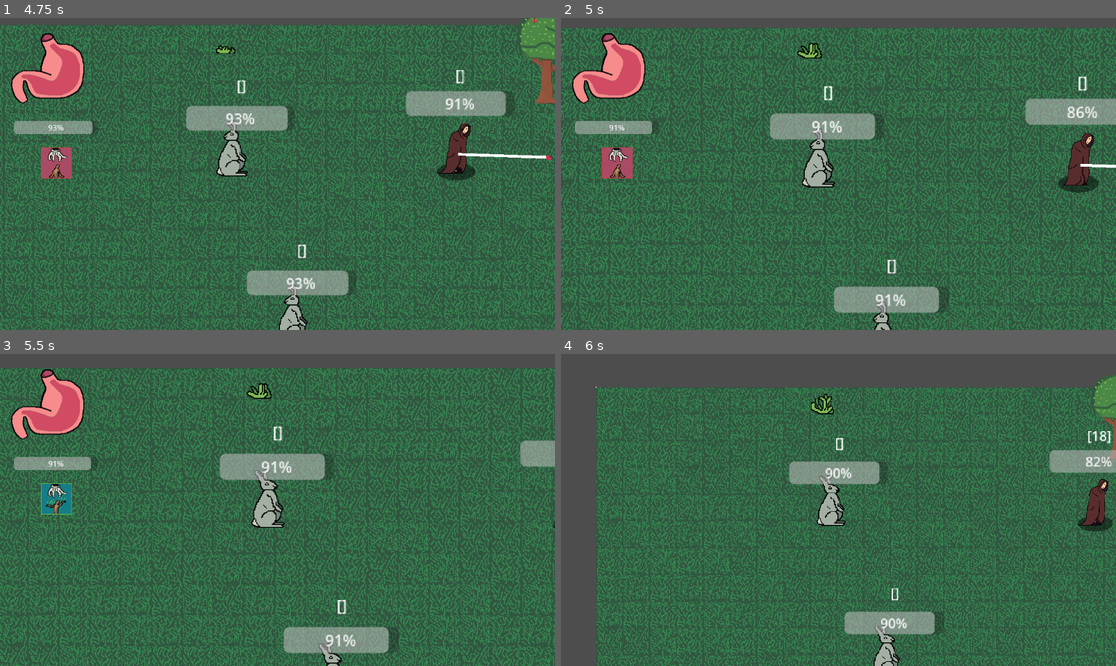
Above: before the commit, frames 1-4 (two rows, left to right).
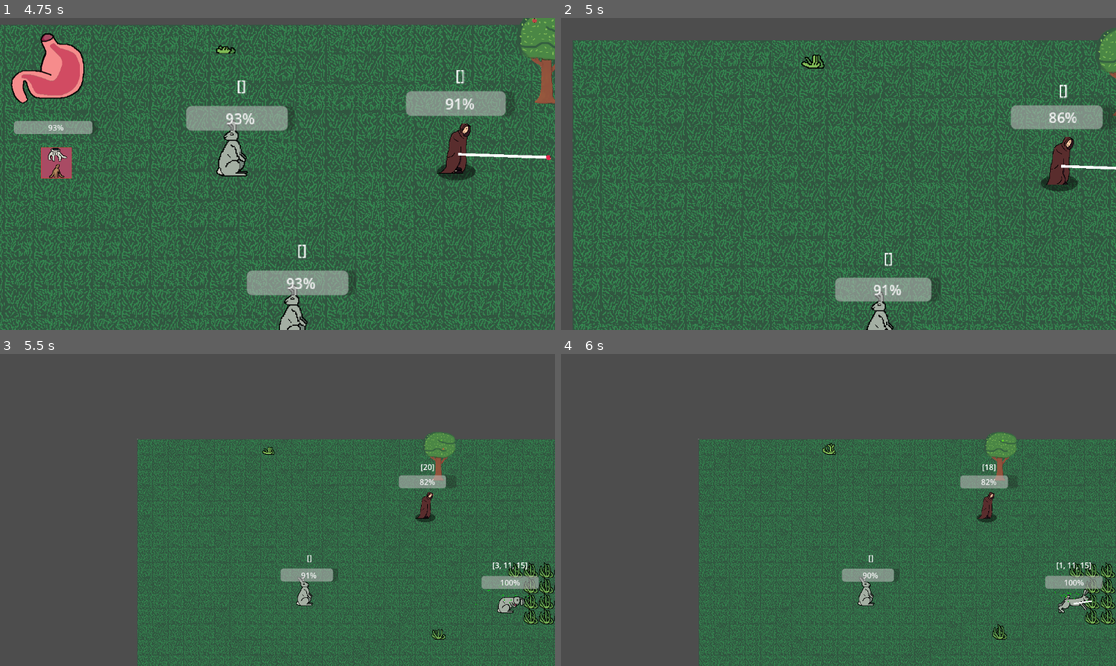
Above: after the commit, the same moments.

Repository: rundoom/Upraiser
Game: Godot game, scene res://creature/grass_test.tscn
Two runs of this game, one before a commit and one after it. Both use one fixed random seed, a clock stepped at 60 frames per second and the inputs below.
Inputs (mouse positions are in pixels of both pictures, inside the frame that each line leads up to):
- Up to frame 1 (4.75 s): tap Enter at 0.5 s; move the mouse to (399, 158) at 0.52 s; press the mouse at (399, 158) at 0.53 s; move the mouse to (172, 174) at 1.27 s; release the mouse at (172, 174) at 1.28 s; right-click (172, 174) at 1.35 s; move the mouse to (338, 177) at 2.02 s; press the mouse at (338, 177) at 2.03 s; release the mouse at (338, 177) at 2.75 s; click (55, 161) at 2.75 s; move the mouse to (249, 236) at 3.52 s; right-click (249, 236) at 3.6 s; move the mouse to (55, 83) at 4.27 s; press the mouse at (55, 83) at 4.28 s
- Up to frame 2 (5 s): tap Backspace (debug_event_0, bound only after the commit) at 4.9 s
- Up to frame 3 (5.5 s): release the mouse at (55, 419) at 5 s; click (55, 497) at 5.02 s
- Up to frame 4 (6 s): move the mouse to (672, 463) at 5.77 s; right-click (672, 463) at 5.85 s

Frame 1 is identical in both runs. In frame 2, 48% of the frame differs, in the area x 0-100%, y 3-100%; in frame 3, 66%, in the area x 0-100%, y 4-100%; in frame 4, 54%.

Commit message:
Fixed disabling camera zoom

Diff:
--- /dev/null
+++ b/Destroyer.gd
@@ -0,0 +1,6 @@
+extends Node
+
+
+func _input(event: InputEvent) -> void:
+	if event.is_action_pressed("debug_event_0"):
+		get_parent().queue_free()
--- a/creature/grass_test.tscn
+++ b/creature/grass_test.tscn
@@ -1,7 +1,8 @@
-[gd_scene load_steps=4 format=3 uid="uid://b7a2rli5dy3lt"]
+[gd_scene load_steps=5 format=3 uid="uid://b7a2rli5dy3lt"]
 
 [ext_resource type="PackedScene" uid="uid://ddioxuyjm5vbt" path="res://world/world.tscn" id="1_mtl36"]
 [ext_resource type="PackedScene" uid="uid://qwv6cnpiias4" path="res://creature/npc/alfred.tscn" id="2_byhti"]
+[ext_resource type="PackedScene" uid="uid://c1n0tpvtfpxo4" path="res://general/destroyer.tscn" id="3_lwqtt"]
 [ext_resource type="PackedScene" uid="uid://8jif2hfscjrg" path="res://creature/rabbit.tscn" id="3_nh7pq"]
 
 [node name="WorldBase" instance=ExtResource("1_mtl36")]
@@ -17,8 +18,12 @@
 [node name="Rabbit3" parent="." index="5" instance=ExtResource("3_nh7pq")]
 position = Vector2(290, 147)
 
+[node name="Destroyer" parent="Rabbit3" index="6" instance=ExtResource("3_lwqtt")]
+
 [node name="Alfred" parent="." index="6" instance=ExtResource("2_byhti")]
 position = Vector2(503.205, 140.963)
 
 [node name="Marker2D" type="Marker2D" parent="." index="7"]
 position = Vector2(512.5, 352.5)
+
+[connection signal="ready" from="Tree" to="Tree" method="toggle_obstacle" flags=18]
--- a/creature/npc/npc.gd
+++ b/creature/npc/npc.gd
@@ -56,7 +56,7 @@
 				if it == self: continue
 				it.is_picked = false
 			main_camera.stick_to(self)
-		else:
+		elif is_picked:
 			main_camera.stick_to(null)
 		is_picked = val
 
--- /dev/null
+++ b/general/destroyer.tscn
@@ -0,0 +1,6 @@
+[gd_scene load_steps=2 format=3 uid="uid://c1n0tpvtfpxo4"]
+
+[ext_resource type="Script" path="res://Destroyer.gd" id="1_u7epo"]
+
+[node name="Destroyer" type="Node"]
+script = ExtResource("1_u7epo")
--- a/project.godot
+++ b/project.godot
@@ -34,6 +34,11 @@
 "events": [Object(InputEventMouseButton,"resource_local_to_scene":false,"resource_name":"","device":-1,"window_id":0,"a …(258 unchanged characters)…
 ]
 }
+debug_event_0={
+"deadzone": 0.5,
+"events": [Object(InputEventKey,"resource_local_to_scene":false,"resource_name":"","device":-1,"window_id":0,"alt_pressed":false,"shift_pressed":false,"ctrl_pressed":false,"meta_pressed":false,"pressed":false,"keycode":0,"physical_keycode":4194308,"key_label":0,"unicode":0,"echo":false,"script":null)
+]
+}
 
 [layer_names]
 
